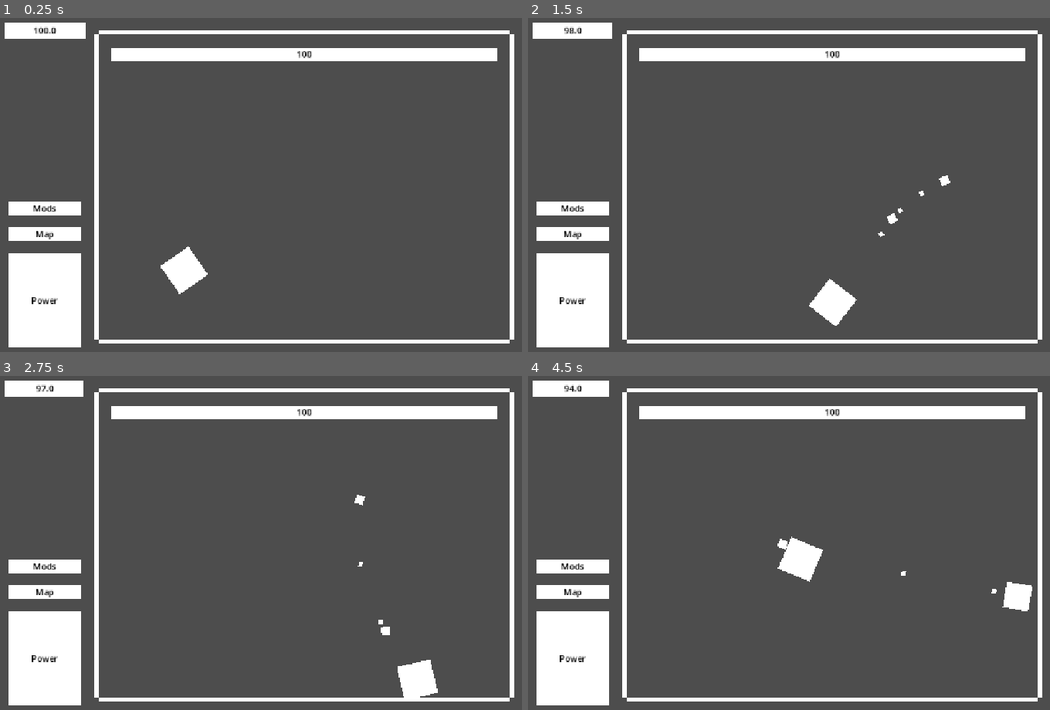
Above: before the commit, frames 1-4 (two rows, left to right).
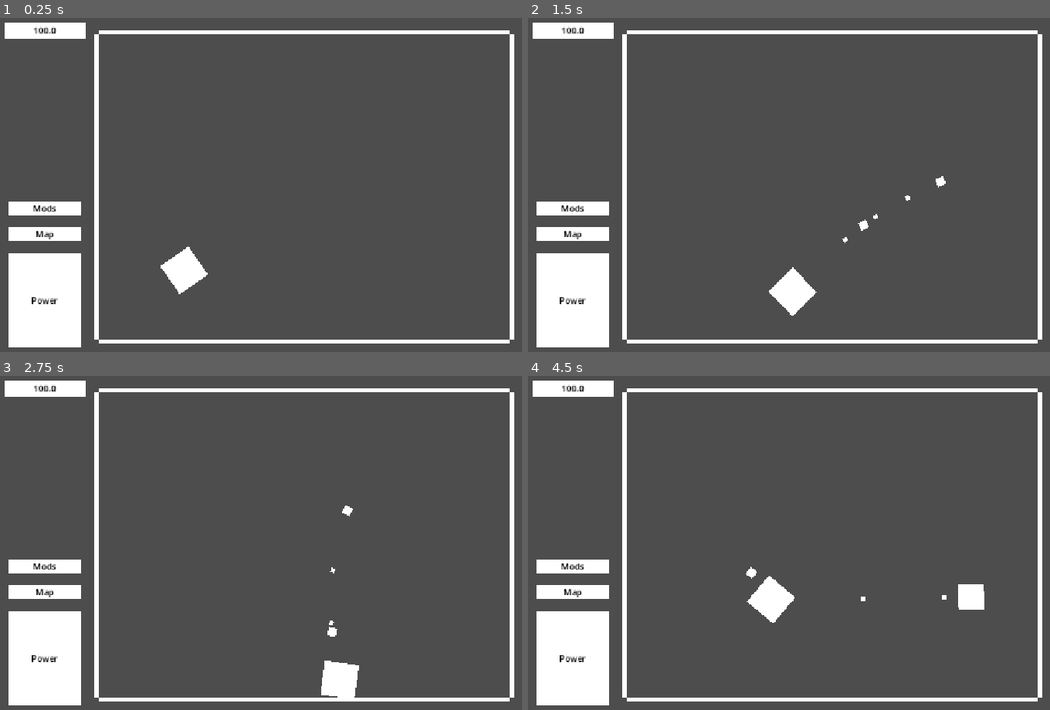
Above: after the commit, the same moments.

Repository: Jason-Lin450/P0W3RSH0T
Game: Godot game, scene res://Scenes/level.tscn
Two runs of this game, one before a commit and one after it. Both use one fixed random seed, a clock stepped at 60 frames per second and the inputs below.
Inputs (mouse positions are in pixels of both pictures, inside the frame that each line leads up to):
- Up to frame 1 (0.25 s): no input
- Up to frame 2 (1.5 s): tap Enter at 0.5 s; move the mouse to (966, 168) at 0.52 s; hold D (right) 0.53-1.28 s; tap E (autofire) at 0.6, 1.35 s; move the mouse to (710, 205) at 1.27 s; hold S (down) from 1.28 s (still down)
- Up to frame 3 (2.75 s): move the mouse to (365, 469) at 2.02 s; release S (down) at 2.03 s; hold D (right) from 2.03 s (still down); hold Space (shoot) from 2.03 s (still down); tap E (autofire) at 2.3 s
- Up to frame 4 (4.5 s): move the mouse to (799, 613) at 2.77 s; release D (right) at 2.78 s; release Space (shoot) at 2.78 s; hold W (up) 2.78-3.53 s; tap Shift (subshoot) at 2.85 s; tap E (autofire) at 3.05, 3.8, 4.35 s; move the mouse to (1018, 596) at 3.52 s; hold A (left) from 3.53 s (still down); tap T (test) at 3.6 s; move the mouse to (648, 492) at 4.27 s

The runs differ from the first frame. In frame 1, 2.9% of the frame differs, in the area x 21-96%, y 9-13%; in frame 2, 4.5%; in frame 3, 4.5%; in frame 4, 5.3%, in the area x 6-97%, y 1-74%.

Commit message:
enemycollision

Diff:
--- a/Scenes/encounter_ui_2.gd
+++ b/Scenes/encounter_ui_2.gd
@@ -13,12 +13,13 @@
 	PlayerHealth.text = str(PlayerHealthBar.value)
 	PlayerHealthBar.position = Vector2(16, 16)
 	EnemyHealthBar.position = Vector2(216, 64)
+	EnemyHealthBar.hide()
 	PowerIcon.position = Vector2(24, 448)
 	MapIcon.position = Vector2(24, 400)
 	ModsIcon.position = Vector2(24, 352)
 
-
 func _process(delta: float) -> void:
 	PlayerHealth.text = str(PlayerHealthBar.value)
-	if Input.is_action_just_pressed("autofire"):
-		PlayerHealthBar.value -= 1
+
+func _hit_player(dmg):
+	PlayerHealthBar.value -= dmg
--- a/Scenes/enemy.gd
+++ b/Scenes/enemy.gd
@@ -1,10 +1,23 @@
 extends CharacterBody2D
 
 @onready var Player := get_tree().get_first_node_in_group("player") as Node2D
+var speed = 100
+var health = 2
+var dmg = 1
 
 func _ready() -> void:
 	pass
 
 func _physics_process(delta: float) -> void:
 	look_at(Player.global_position)
-	move_and_collide(Vector2())
+	velocity = transform.x * speed
+
+	move_and_slide()
+	if get_slide_collision(0) && get_slide_collision(0).get_collider() == Player:
+		queue_free()
+		get_tree().call_group('levelui', '_hit_player', dmg)
+
+func _take_damage(dmg):
+	health -= dmg
+	if (health <= 0):
+		queue_free()
--- a/Scenes/enemy.tscn
+++ b/Scenes/enemy.tscn
@@ -7,7 +7,7 @@
 
 [sub_resource type="CanvasTexture" id="CanvasTexture_j6gam"]
 
-[node name="Enemy" type="CharacterBody2D" unique_id=289737745]
+[node name="Enemy" type="CharacterBody2D" unique_id=289737745 groups=["enemy"]]
 collision_layer = 16
 collision_mask = 31
 script = ExtResource("1_hghv2")
--- a/Scenes/level_ui.tscn
+++ b/Scenes/level_ui.tscn
@@ -6,7 +6,7 @@
 
 [sub_resource type="CanvasTexture" id="CanvasTexture_j6gam"]
 
-[node name="LevelUI" type="CanvasLayer" unique_id=1982443914]
+[node name="LevelUI" type="CanvasLayer" unique_id=1982443914 groups=["levelui"]]
 script = ExtResource("1_gw16p")
 
 [node name="PlayerHealthBar" type="TextureProgressBar" parent="." unique_id=2062239731]
--- a/Scenes/player.tscn
+++ b/Scenes/player.tscn
@@ -7,11 +7,11 @@
 
 [sub_resource type="CanvasTexture" id="CanvasTexture_j6gam"]
 
-[node name="Player" type="CharacterBody2D" unique_id=1981473793]
+[node name="Player" type="CharacterBody2D" unique_id=1981473793 groups=["player"]]
 collision_mask = 18
 script = ExtResource("1_4flbx")
 
-[node name="PlayerHB" type="CollisionShape2D" parent="." unique_id=1424638099 groups=["player"]]
+[node name="PlayerHB" type="CollisionShape2D" parent="." unique_id=1424638099]
 shape = SubResource("CircleShape2D_oi3di")
 
 [node name="PlayerSprite" type="Sprite2D" parent="." unique_id=184179606]
--- a/Scripts/player.gd
+++ b/Scripts/player.gd
@@ -9,7 +9,7 @@
 var ProjectileCD : bool = true
 var SubProjectileCD : bool = true
 var AutoFire : bool = false
-var speed = 300.0
+var speed = 200
 
 func _ready() -> void:
 	ProjectileTimer.wait_time = 0.5
--- a/Scripts/projectile.gd
+++ b/Scripts/projectile.gd
@@ -1,6 +1,7 @@
 extends Area2D
 
 var speed = 500
+var dmg = 1
 
 func _ready() -> void:
 	pass
@@ -12,4 +13,5 @@
 	if body is StaticBody2D:
 		queue_free()
 	elif body is CharacterBody2D:
+		get_tree().call_group('enemy', '_take_damage', body, dmg)
 		queue_free()
--- a/project.godot
+++ b/project.godot
@@ -23,6 +23,8 @@
 [global_group]
 
 player=""
+levelui=""
+enemy=""
 
 [input]
 
